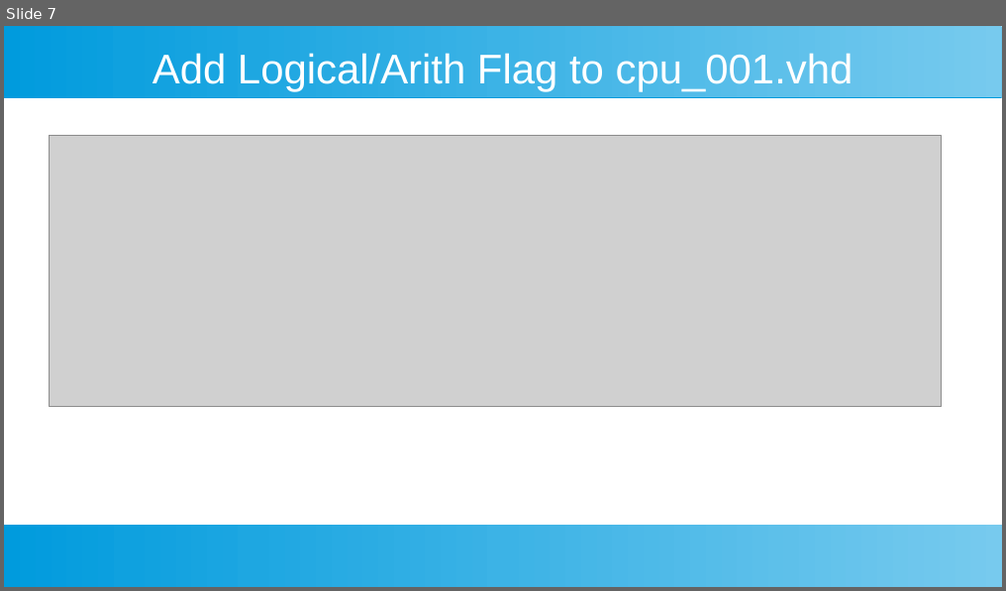
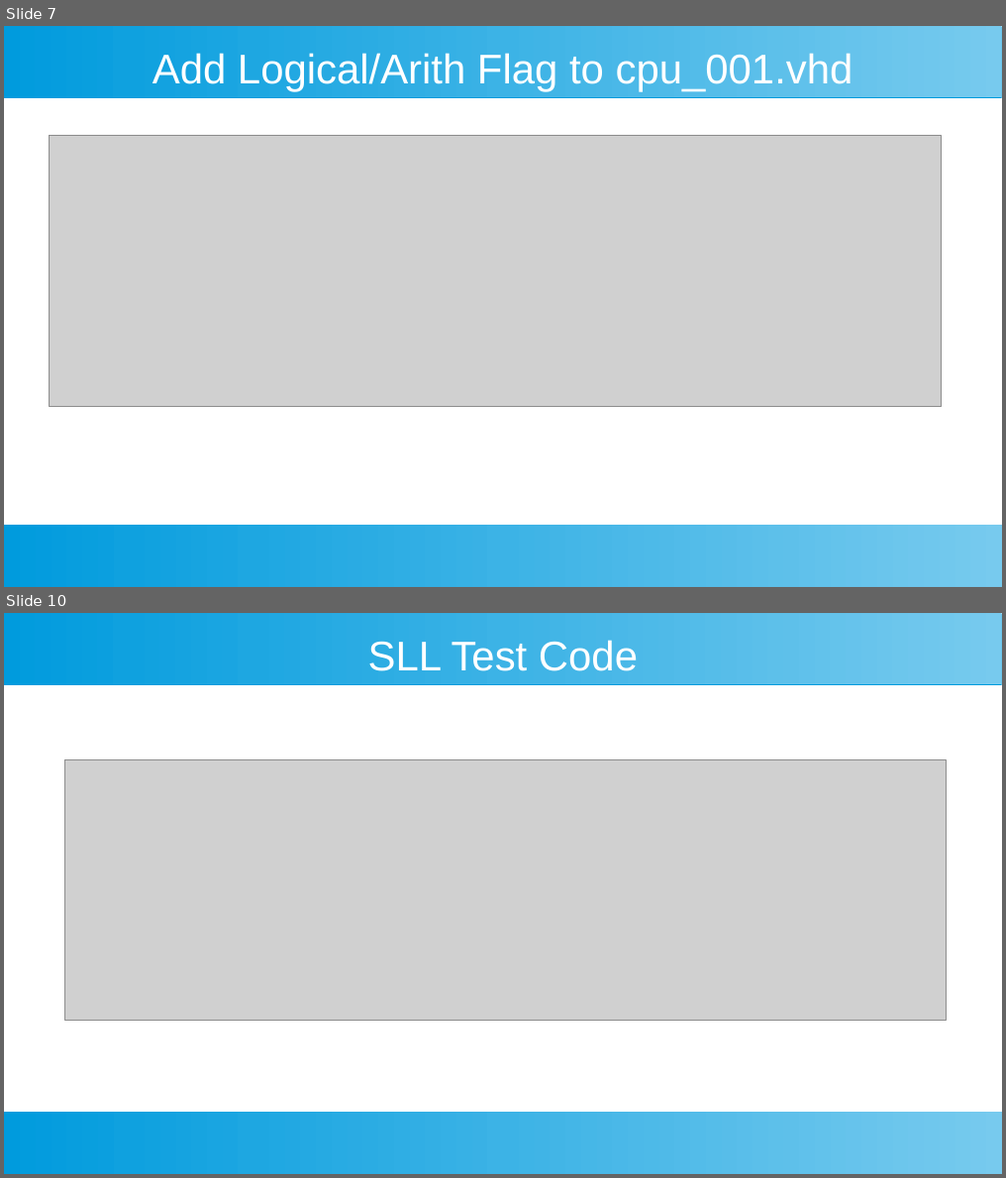
Before and after one commit to douggilliland/Design_A_CPU, a slide deck: Docs/DIY-FPGA-Computer-09_Shifting_Rotating.odp. Shown one above the other, each under a label of ours: slide 7 before the commit, slides 7 and 10 after it; the slides between them are not shown. The pictures are 1006x591 and 1006x1178 pixels, drawn with LibreOffice and Linux fonts; fonts in the diff are those of the drawing; grey boxes stand for pictures. Boxes give left, top, right and bottom in pixels: in the first picture for what was removed or moved away, otherwise in the second. Text is boxed around its words. In the diff, an @@ line names an element or a change of style, - is before the commit and + after.

```diff
--- a/Docs/DIY-FPGA-Computer-09_Shifting_Rotating.odp
+++ b/Docs/DIY-FPGA-Computer-09_Shifting_Rotating.odp
@@ slide 10 added at [4,613,1002,1174], background #FFFFFF; not listed: 2 template elements that a slide beside it also shows @@
@@ title added at [368,640,638,671], 33 pt, text #FFFFFF @@
+SLL Test Code
@@ picture added at [65,761,946,1021] @@
```
Also in this commit, not shown: 5 slides changed, 13 other slides added, 25 other files.
